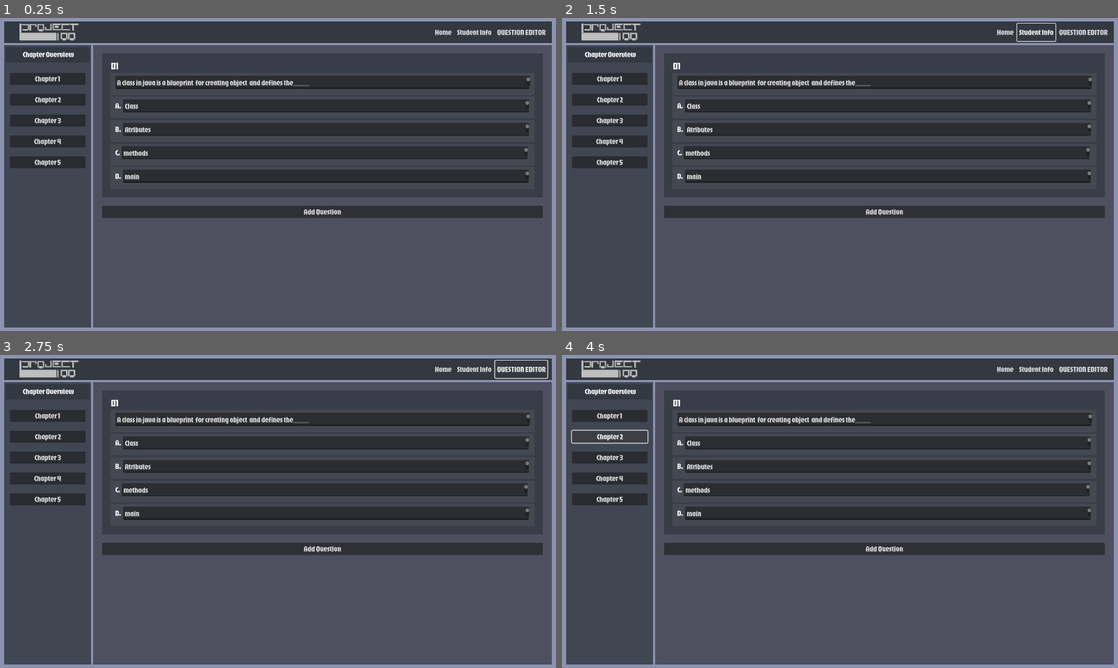
Above: before the commit, frames 1-4 (two rows, left to right).
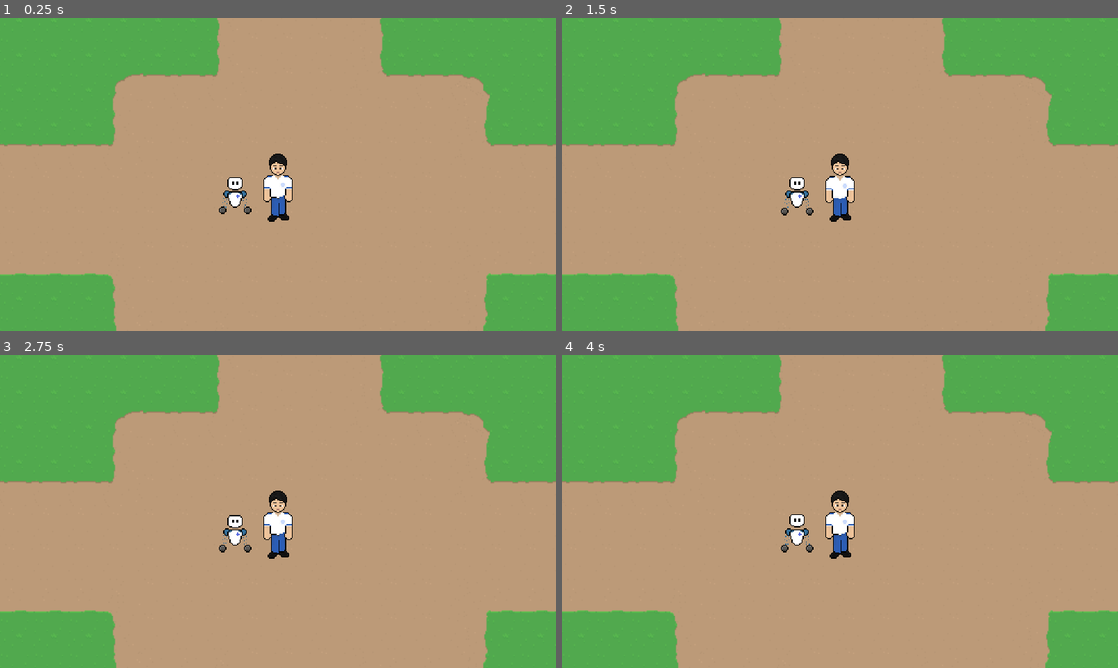
Above: after the commit, the same moments.

Repository: KimTRM/PROJECT-100
Game: Godot game, scene res://Stages/world.tscn
The game is run twice, just before and just after one commit, with the same random seed, the same clock (stepped at 60 frames per second) and the same inputs. This scene is started directly instead of the project's main scene.
Inputs (mouse positions are in pixels of both pictures, inside the frame that each line leads up to):
- Up to frame 1 (0.25 s): no input
- Up to frame 2 (1.5 s): click (1006, 33) at 0.5 s, where only the run before the commit has a clickable "Home"; click (1034, 33) at 1.25 s, where only the run before the commit has a clickable "Student Info"
- Up to frame 3 (2.75 s): click (522, 370) at 2 s, where only the run before the commit has a clickable "QUESTION EDITOR"
- Up to frame 4 (4 s): click (612, 414) at 2.75 s, where only the run before the commit has a clickable "Chapter 1"; click (612, 436) at 3.5 s, where only the run before the commit has a clickable "Chapter 2"

The runs differ from the first frame. In frame 1, 100% of the frame differs, in the area x 0-100%, y 0-100%; in frame 2, 100%; in frame 3, 100%; in frame 4, 100%.

Commit message:
Made the HTTPManager more flexible

Diff:
--- a/AdminControl/AdminPage.tscn
+++ b/AdminControl/AdminPage.tscn
@@ -4,9 +4,7 @@
 [ext_resource type="Script" path="res://AdminControl/v_box_container.gd" id="3_00lqk"]
 [ext_resource type="PackedScene" uid="uid://bvuvdubi3uwau" path="res://AdminControl/QuizEditor.tscn" id="3_2hv1v"]
 
-[node name="CanvasLayer" type="CanvasLayer"]
-
-[node name="AdminPage" type="Control" parent="."]
+[node name="AdminPage" type="Control"]
 layout_mode = 3
 anchors_preset = 15
 anchor_right = 1.0
@@ -15,7 +13,7 @@
 grow_vertical = 2
 size_flags_horizontal = 4
 
-[node name="ColorRect" type="ColorRect" parent="AdminPage"]
+[node name="ColorRect" type="ColorRect" parent="."]
 layout_mode = 1
 anchors_preset = 15
 anchor_right = 1.0
@@ -24,7 +22,7 @@
 grow_vertical = 2
 color = Color(0.545098, 0.576471, 0.686275, 1)
 
-[node name="MarginContainer" type="MarginContainer" parent="AdminPage"]
+[node name="MarginContainer" type="MarginContainer" parent="."]
 layout_mode = 1
 anchors_preset = 15
 anchor_right = 1.0
@@ -36,16 +34,16 @@
 theme_override_constants/margin_right = 10
 theme_override_constants/margin_bottom = 10
 
-[node name="VBoxContainer" type="VBoxContainer" parent="AdminPage/MarginContainer"]
+[node name="VBoxContainer" type="VBoxContainer" parent="MarginContainer"]
 layout_mode = 2
 
-[node name="NavigationBar" type="ColorRect" parent="AdminPage/MarginContainer/VBoxContainer"]
+[node name="NavigationBar" type="ColorRect" parent="MarginContainer/VBoxContainer"]
 custom_minimum_size = Vector2(100, 50)
 layout_direction = 1
 layout_mode = 2
 color = Color(0.2, 0.223529, 0.254902, 1)
 
-[node name="Logo" type="MarginContainer" parent="AdminPage/MarginContainer/VBoxContainer/NavigationBar"]
+[node name="Logo" type="MarginContainer" parent="MarginContainer/VBoxContainer/NavigationBar"]
 custom_minimum_size = Vector2(0, 50)
 layout_mode = 0
 offset_right = 40.0
@@ -54,13 +52,13 @@
 theme_override_constants/margin_top = 5
 theme_override_constants/margin_bottom = 5
 
-[node name="TextureRect" type="TextureRect" parent="AdminPage/MarginContainer/VBoxContainer/NavigationBar/Logo"]
+[node name="TextureRect" type="TextureRect" parent="MarginContainer/VBoxContainer/NavigationBar/Logo"]
 texture_filter = 5
 layout_mode = 2
 texture = ExtResource("1_1yqta")
 expand_mode = 3
 
-[node name="NavButtons" type="MarginContainer" parent="AdminPage/MarginContainer/VBoxContainer/NavigationBar"]
+[node name="NavButtons" type="MarginContainer" parent="MarginContainer/VBoxContainer/NavigationBar"]
 custom_minimum_size = Vector2(0, 50)
 layout_mode = 1
 anchors_preset = 1
@@ -73,34 +71,34 @@
 theme_override_constants/margin_right = 10
 theme_override_constants/margin_bottom = 5
 
-[node name="HBoxContainer" type="HBoxContainer" parent="AdminPage/MarginContainer/VBoxContainer/NavigationBar/NavButtons"]
+[node name="HBoxContainer" type="HBoxContainer" parent="MarginContainer/VBoxContainer/NavigationBar/NavButtons"]
 layout_mode = 2
 
-[node name="Home" type="Button" parent="AdminPage/MarginContainer/VBoxContainer/NavigationBar/NavButtons/HBoxContainer"]
+[node name="Home" type="Button" parent="MarginContainer/VBoxContainer/NavigationBar/NavButtons/HBoxContainer"]
 layout_mode = 2
 text = "Home"
 flat = true
 
-[node name="Button3" type="Button" parent="AdminPage/MarginContainer/VBoxContainer/NavigationBar/NavButtons/HBoxContainer"]
+[node name="Button3" type="Button" parent="MarginContainer/VBoxContainer/NavigationBar/NavButtons/HBoxContainer"]
 layout_mode = 2
 text = "Student Info"
 flat = true
 
-[node name="Button2" type="Button" parent="AdminPage/MarginContainer/VBoxContainer/NavigationBar/NavButtons/HBoxContainer"]
+[node name="Button2" type="Button" parent="MarginContainer/VBoxContainer/NavigationBar/NavButtons/HBoxContainer"]
 layout_mode = 2
 text = "QUESTION EDITOR"
 flat = true
 
-[node name="HBoxContainer" type="HBoxContainer" parent="AdminPage/MarginContainer/VBoxContainer"]
+[node name="HBoxContainer" type="HBoxContainer" parent="MarginContainer/VBoxContainer"]
 layout_mode = 2
 
-[node name="SideBar" type="ColorRect" parent="AdminPage/MarginContainer/VBoxContainer/HBoxContainer"]
+[node name="SideBar" type="ColorRect" parent="MarginContainer/VBoxContainer/HBoxContainer"]
 custom_minimum_size = Vector2(200, 650)
 layout_mode = 2
 size_flags_stretch_ratio = 9.28
 color = Color(0.2, 0.223529, 0.254902, 0.847059)
 
-[node name="MarginContainer" type="MarginContainer" parent="AdminPage/MarginContainer/VBoxContainer/HBoxContainer/SideBar"]
+[node name="MarginContainer" type="MarginContainer" parent="MarginContainer/VBoxContainer/HBoxContainer/SideBar"]
 custom_minimum_size = Vector2(200, 0)
 layout_mode = 0
 offset_right = 40.0
@@ -109,15 +107,15 @@
 theme_override_constants/margin_top = 5
 theme_override_constants/margin_right = 3
 
-[node name="VBoxContainer" type="VBoxContainer" parent="AdminPage/MarginContainer/VBoxContainer/HBoxContainer/SideBar/MarginContainer"]
+[node name="VBoxContainer" type="VBoxContainer" parent="MarginContainer/VBoxContainer/HBoxContainer/SideBar/MarginContainer"]
 layout_mode = 2
 
-[node name="ColorRect" type="ColorRect" parent="AdminPage/MarginContainer/VBoxContainer/HBoxContainer/SideBar/MarginContainer/VBoxContainer"]
+[node name="ColorRect" type="ColorRect" parent="MarginContainer/VBoxContainer/HBoxContainer/SideBar/MarginContainer/VBoxContainer"]
 custom_minimum_size = Vector2(0, 35)
 layout_mode = 2
 color = Color(0.2, 0.223529, 0.254902, 1)
 
-[node name="Label" type="Label" parent="AdminPage/MarginContainer/VBoxContainer/HBoxContainer/SideBar/MarginContainer/VBoxContainer/ColorRect"]
+[node name="Label" type="Label" parent="MarginContainer/VBoxContainer/HBoxContainer/SideBar/MarginContainer/VBoxContainer/ColorRect"]
 layout_mode = 0
 offset_left = 39.0
 offset_top = 7.0
@@ -125,44 +123,44 @@
 offset_bottom = 27.0
 text = "Chapter Overview"
 
-[node name="MarginContainer" type="MarginContainer" parent="AdminPage/MarginContainer/VBoxContainer/HBoxContainer/SideBar/MarginContainer/VBoxContainer"]
+[node name="MarginContainer" type="MarginContainer" parent="MarginContainer/VBoxContainer/HBoxContainer/SideBar/MarginContainer/VBoxContainer"]
 layout_mode = 2
 theme_override_constants/margin_left = 10
 theme_override_constants/margin_top = 20
 theme_override_constants/margin_right = 10
 
-[node name="VBoxContainer" type="VBoxContainer" parent="AdminPage/MarginContainer/VBoxContainer/HBoxContainer/SideBar/MarginContainer/VBoxContainer/MarginContainer"]
+[node name="VBoxContainer" type="VBoxContainer" parent="MarginContainer/VBoxContainer/HBoxContainer/SideBar/MarginContainer/VBoxContainer/MarginContainer"]
 layout_mode = 2
 theme_override_constants/separation = 20
 
-[node name="Button" type="Button" parent="AdminPage/MarginContainer/VBoxContainer/HBoxContainer/SideBar/MarginContainer/VBoxContainer/MarginContainer/VBoxContainer"]
+[node name="Button" type="Button" parent="MarginContainer/VBoxContainer/HBoxContainer/SideBar/MarginContainer/VBoxContainer/MarginContainer/VBoxContainer"]
 layout_mode = 2
 text = "Chapter 1"
 
-[node name="Button2" type="Button" parent="AdminPage/MarginContainer/VBoxContainer/HBoxContainer/SideBar/MarginContainer/VBoxContainer/MarginContainer/VBoxContainer"]
+[node name="Button2" type="Button" parent="MarginContainer/VBoxContainer/HBoxContainer/SideBar/MarginContainer/VBoxContainer/MarginContainer/VBoxContainer"]
 layout_mode = 2
 text = "Chapter 2"
 
-[node name="Button3" type="Button" parent="AdminPage/MarginContainer/VBoxContainer/HBoxContainer/SideBar/MarginContainer/VBoxContainer/MarginContainer/VBoxContainer"]
+[node name="Button3" type="Button" parent="MarginContainer/VBoxContainer/HBoxContainer/SideBar/MarginContainer/VBoxContainer/MarginContainer/VBoxContainer"]
 layout_mode = 2
 text = "Chapter 3"
 
-[node name="Button4" type="Button" parent="AdminPage/MarginContainer/VBoxContainer/HBoxContainer/SideBar/MarginContainer/VBoxContainer/MarginContainer/VBoxContainer"]
+[node name="Button4" type="Button" parent="MarginContainer/VBoxContainer/HBoxContainer/SideBar/MarginContainer/VBoxContainer/MarginContainer/VBoxContainer"]
 layout_mode = 2
 text = "Chapter 4"
 
-[node name="Button5" type="Button" parent="AdminPage/MarginContainer/VBoxContainer/HBoxContainer/SideBar/MarginContainer/VBoxContainer/MarginContainer/VBoxContainer"]
+[node name="Button5" type="Button" parent="MarginContainer/VBoxContainer/HBoxContainer/SideBar/MarginContainer/VBoxContainer/MarginContainer/VBoxContainer"]
 layout_mode = 2
 text = "Chapter 5"
 
-[node name="Content" type="ColorRect" parent="AdminPage/MarginContainer/VBoxContainer/HBoxContainer"]
+[node name="Content" type="ColorRect" parent="MarginContainer/VBoxContainer/HBoxContainer"]
 custom_minimum_size = Vector2(1055, 0)
 layout_direction = 1
 layout_mode = 2
 size_flags_horizontal = 3
 color = Color(0.121569, 0.0901961, 0.121569, 0.54902)
 
-[node name="MarginContainer" type="MarginContainer" parent="AdminPage/MarginContainer/VBoxContainer/HBoxContainer/Content"]
+[node name="MarginContainer" type="MarginContainer" parent="MarginContainer/VBoxContainer/HBoxContainer/Content"]
 custom_minimum_size = Vector2(1055, 500)
 layout_mode = 1
 anchors_preset = 5
@@ -176,24 +174,24 @@
 theme_override_constants/margin_top = 20
 theme_override_constants/margin_right = 20
 
-[node name="ScrollContainer" type="ScrollContainer" parent="AdminPage/MarginContainer/VBoxContainer/HBoxContainer/Content/MarginContainer"]
+[node name="ScrollContainer" type="ScrollContainer" parent="MarginContainer/VBoxContainer/HBoxContainer/Content/MarginContainer"]
 custom_minimum_size = Vector2(900, 0)
 layout_direction = 1
 layout_mode = 2
 
-[node name="VBoxContainer" type="VBoxContainer" parent="AdminPage/MarginContainer/VBoxContainer/HBoxContainer/Content/MarginContainer/ScrollContainer"]
+[node name="VBoxContainer" type="VBoxContainer" parent="MarginContainer/VBoxContainer/HBoxContainer/Content/MarginContainer/ScrollContainer"]
 layout_mode = 2
 theme_override_constants/separation = 20
 script = ExtResource("3_00lqk")
 
-[node name="Question" parent="AdminPage/MarginContainer/VBoxContainer/HBoxContainer/Content/MarginContainer/ScrollContainer/VBoxContainer" instance=ExtResource("3_2hv1v")]
+[node name="Question" parent="MarginContainer/VBoxContainer/HBoxContainer/Content/MarginContainer/ScrollContainer/VBoxContainer" instance=ExtResource("3_2hv1v")]
 layout_direction = 1
 layout_mode = 2
 size_flags_vertical = 3
 
-[node name="Button" type="Button" parent="AdminPage/MarginContainer/VBoxContainer/HBoxContainer/Content/MarginContainer/ScrollContainer/VBoxContainer"]
+[node name="Button" type="Button" parent="MarginContainer/VBoxContainer/HBoxContainer/Content/MarginContainer/ScrollContainer/VBoxContainer"]
 layout_mode = 2
 text = "Add Question"
 
-[connection signal="pressed" from="AdminPage/MarginContainer/VBoxContainer/NavigationBar/NavButtons/HBoxContainer/Home" to="AdminPage/MarginContainer/VBoxContainer/HBoxContainer/Content/MarginContainer/ScrollContainer/VBoxContainer" method="_on_home_pressed"]
-[connection signal="pressed" from="AdminPage/MarginContainer/VBoxContainer/HBoxContainer/Content/MarginContainer/ScrollContainer/VBoxContainer/Button" to="AdminPage/MarginContainer/VBoxContainer/HBoxContainer/Content/MarginContainer/ScrollContainer/VBoxContainer" method="_on_button_pressed"]
+[connection signal="pressed" from="MarginContainer/VBoxContainer/NavigationBar/NavButtons/HBoxContainer/Home" to="MarginContainer/VBoxContainer/HBoxContainer/Content/MarginContainer/ScrollContainer/VBoxContainer" method="_on_home_pressed"]
+[connection signal="pressed" from="MarginContainer/VBoxContainer/HBoxContainer/Content/MarginContainer/ScrollContainer/VBoxContainer/Button" to="MarginContainer/VBoxContainer/HBoxContainer/Content/MarginContainer/ScrollContainer/VBoxContainer" method="_on_button_pressed"]
--- a/AdminControl/HTTPManager.gd
+++ /dev/null
@@ -1,59 +0,0 @@
-extends Node
-
-signal request_completed(response_data)
-signal request_error(error_message)
-
-var http_request: HTTPRequest
-var request_queue: Array = []
-var is_requesting: bool = false
-
-const SERVER_URL = "http://localhost/project100/dbmediator.php"
-const SERVER_HEADERS = ["Content-Type: application/x-www-form-urlencoded"]
-
-func _ready():
-	http_request = HTTPRequest.new()
-	add_child(http_request)
-	http_request.connect("request_completed", Callable(self, "_on_request_completed"))
-
-func _process(_delta):
-	process_request_queue()
-
-func process_request_queue():
-	if is_requesting or request_queue.is_empty():
-		return
-
-	is_requesting = true
-	send_request(request_queue.pop_front())
-
-func send_request(request: Dictionary):
-	var client = HTTPClient.new()
-	var data = client.query_string_from_dict({"data": JSON.stringify(request.get('data', {}))})
-	var body = "command=" + request.get('command', '') + "&" + data
-
-	var err = http_request.request(SERVER_URL, SERVER_HEADERS, HTTPClient.METHOD_POST, body)
-
-	if err != OK:
-		emit_signal("request_error", "HTTP Request Error: " + str(err))
-		is_requesting = false
-
-func queue_request(command: String, data: Dictionary = {}):
-	request_queue.push_back({
-		"command": command,
-		"data": data
-	})
-
-func _on_request_completed(_result, _response_code, _headers, body):
-	is_requesting = false
-
-	if _result != HTTPRequest.RESULT_SUCCESS:
-		emit_signal("request_error", "Connection Error: " + str(_result))
-		return
-
-	var response_body: String = body.get_string_from_utf8()
-	var json = JSON.new()
-
-	if json.parse(response_body) == OK:
-		var parsed_response = json.get_data()
-		emit_signal("request_completed", parsed_response)
-	else:
-		emit_signal("request_error", "JSON Parse Error")
--- a/AdminControl/v_box_container.gd
+++ b/AdminControl/v_box_container.gd
@@ -3,23 +3,23 @@
 var datas: Array
 
 func _ready():
-	HttpManager.connect("request_completed", _on_scores_received)
-	HttpManager.queue_request("get_score")
+	HttpManager.connect("request_completed", _on_accounts_received)
+	HttpManager.queue_request(HttpManager.COMMANDS["GET_USER_ACCOUNT"])
 
-func _on_scores_received(response):
+func _on_accounts_received(response):
 	datas = response
 
 func _on_button_pressed():
-	HttpManager.queue_request("get_score")
+	HttpManager.queue_request(HttpManager.COMMANDS["GET_USER_ACCOUNT"])
 
-	var index = 0
+	var labelss: Label = Label.new()
+	add_child(labelss)
+	labelss.text = "hi"
 
 	for i in datas:
 		var labels: Label = Label.new()
-
 		add_child(labels)
-		labels.text = str(index) + "      Username: " + str(i["username"]) + "      Score: " + str(i["score"])
-		index += 1
+		labels.text = "      UserID: " + str(i["UserID"]) + "      Username: " + str(i["UserName"]) + "      Role: " + str(i["Role"])
 	print("retrived")
 
 func _on_home_pressed():
--- a/Code/Drag Manager/drag_manager.gd
+++ b/Code/Drag Manager/drag_manager.gd
@@ -4,8 +4,3 @@
 # Called when the node enters the scene tree for the first time.
 func _ready():
 	pass # Replace with function body.
-
-
-# Called every frame. 'delta' is the elapsed time since the previous frame.
-func _process(delta):
-	pass
--- /dev/null
+++ b/Common/00 Global/HTTPManager.gd
@@ -0,0 +1,77 @@
+extends Node
+
+signal request_completed(response_data)
+signal request_error(error_message)
+
+var http_request: HTTPRequest
+var request_queue: Array = []
+var is_requesting: bool = false
+var check_error: bool = true
+
+const SERVER_URL = "https://kltldev.com/project100/dbmediator.php"
+#const SERVER_URL = "http://localhost/project100/dbmediator.php"
+const SERVER_HEADERS = ["Content-Type: application/x-www-form-urlencoded", "Cache-Control: max-age=0"]
+
+const COMMANDS: Dictionary = {
+	"GET_USER_ACCOUNT" : "get_user_account",
+	"ADD_USER_ACCOUNT" : "add_user_account",
+
+	"GET_QUIZ" : "get_quiz",
+	"ADD_QUIZ" : "add_quiz",
+
+	"GET_PLAYER_DATA" : "get_player_data",
+	"ADD_PLAYER_DATA" : "add_player_data",
+	}
+
+func _ready():
+	http_request = HTTPRequest.new()
+	add_child(http_request)
+	http_request.connect("request_completed", Callable(self, "_on_request_completed"))
+	connect("request_error", Callable(self, "_on_request_error"))
+
+func _on_request_error(error_message):
+	if check_error:
+		printerr(error_message)
+
+func _process(_delta):
+	process_request_queue()
+
+func process_request_queue():
+	if is_requesting or request_queue.is_empty():
+		return
+
+	is_requesting = true
+	send_request(request_queue.pop_front())
+
+func send_request(request: Dictionary):
+	var client = HTTPClient.new()
+	var data = client.query_string_from_dict({"data": JSON.stringify(request.get('data', {}))})
+	var body = "command=" + request.get('command', '') + "&" + data
+
+	var err = http_request.request(SERVER_URL, SERVER_HEADERS, HTTPClient.METHOD_POST, body)
+
+	if err != OK:
+		emit_signal("request_error", "HTTP Request Error: " + str(err))
+		#is_requesting = false
+
+func queue_request(command: String, data: Dictionary = {}):
+	request_queue.push_back({
+		"command": command,
+		"data": data
+	})
+
+func _on_request_completed(_result, _response_code, _headers, body):
+	is_requesting = false
+
+	if _result != HTTPRequest.RESULT_SUCCESS:
+		emit_signal("request_error", "Connection Error: " + str(_result))
+		return
+
+	var response_body: String = body.get_string_from_utf8()
+	var json = JSON.new()
+
+	if json.parse(response_body) == OK:
+		var parsed_response = json.get_data()
+		emit_signal("request_completed", parsed_response)
+	else:
+		emit_signal("request_error", "JSON Parse Error")
--- a/Drag and drop Test/drag_manager.gd
+++ b/Drag and drop Test/drag_manager.gd
@@ -21,7 +21,3 @@
 
 func _ready():
 	pass # Replace with function body.
-
-# Called every frame. 'delta' is the elapsed time since the previous frame.
-func _process(delta):
-	pass
--- a/Entities/Player/player.tscn
+++ b/Entities/Player/player.tscn
@@ -203,7 +203,7 @@
 texture = ExtResource("2_s63mq")
 hframes = 6
 vframes = 5
-frame = 1
+frame = 22
 metadata/_aseprite_wizard_config_ = {
 "i_mode": -1,
 "keep_anim_length": false,
--- a/Stages/world.tscn
+++ b/Stages/world.tscn
@@ -1,10 +1,8 @@
-[gd_scene load_steps=6 format=4 uid="uid://v44f4qcx5kcp"]
+[gd_scene load_steps=4 format=4 uid="uid://v44f4qcx5kcp"]
 
 [ext_resource type="PackedScene" uid="uid://dtscjhtq01e2l" path="res://Stages/TileSets/TileTemplate/grass01.tscn" id="1_t5dos"]
 [ext_resource type="PackedScene" uid="uid://bb8k2csafhk6w" path="res://Entities/Player/player.tscn" id="3_v8sym"]
 [ext_resource type="PackedScene" uid="uid://d37ct8qy5o2ym" path="res://Entities/NPCs/DAL/D.A.L..tscn" id="4_qef5h"]
-[ext_resource type="PackedScene" uid="uid://b6gosw6qc25tx" path="res://AdminControl/AdminPage.tscn" id="5_52dbw"]
-[ext_resource type="PackedScene" uid="uid://d284sa273yh0t" path="res://Code/Drag Manager/DragManager.tscn" id="5_lojfj"]
 
 [node name="World" type="Node2D"]
 y_sort_enabled = true
@@ -25,11 +23,3 @@
 
 [node name="D-A-L" parent="." instance=ExtResource("4_qef5h")]
 position = Vector2(-40, -2)
-
-[node name="DragManager" parent="." instance=ExtResource("5_lojfj")]
-offset_left = -40.0
-offset_top = -2.0
-offset_right = -39.8401
-offset_bottom = -1.88007
-
-[node name="AdminPage" parent="." instance=ExtResource("5_52dbw")]
--- a/project.godot
+++ b/project.godot
@@ -21,7 +21,7 @@
 [autoload]
 
 LevelManager="*res://Common/00 Global/LevelManager.gd"
-HttpManager="*res://AdminControl/HTTPManager.gd"
+HttpManager="*res://Common/00 Global/HTTPManager.gd"
 
 [dialogue_manager]
 
Not shown, added: build/Web/game.apple-touch-icon.png.import
Not shown, added: build/Web/game.icon.png.import
Not shown, added: build/Web/game.png.import
Not shown, changed: export_presets.cfg
Not shown, added: build/Web/game.apple-touch-icon.png
Not shown, added: build/Web/game.audio.worklet.js
Not shown, added: build/Web/game.html
Not shown, added: build/Web/game.icon.png
Not shown, added: build/Web/game.js
Not shown, added: build/Web/game.pck
Not shown, added: build/Web/game.png
Not shown, added: build/Web/game.wasm
(and 2 more such lines)
